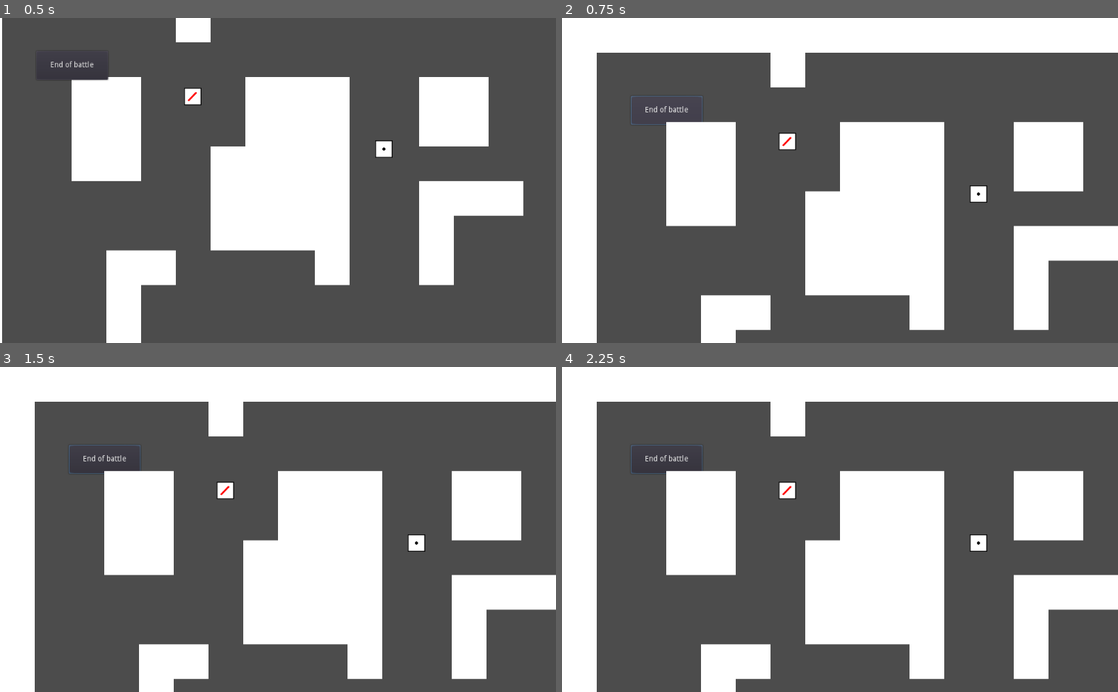
Above: before the commit, frames 1-4 (two rows, left to right).
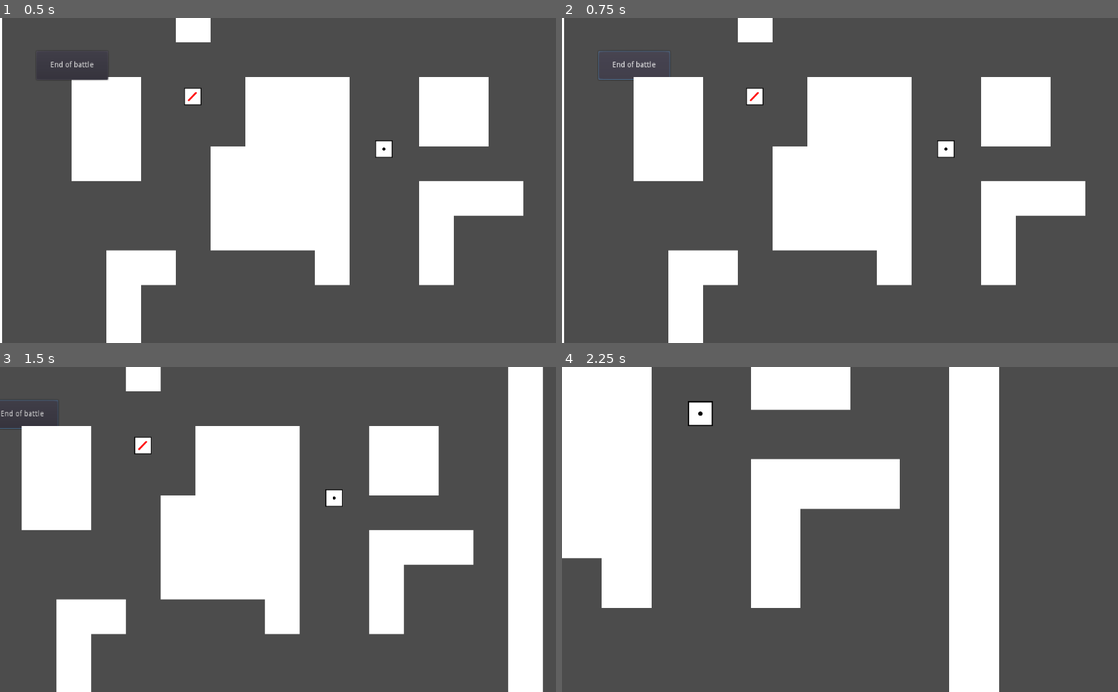
Above: after the commit, the same moments.

Repository: wovri-github/godot_tanks_server
Game: Godot game, scene res://Main/Main.tscn
Same seed, same stepped clock (60 frames per second), same inputs: the game is played once before the commit and once after it.
Inputs (mouse positions are in pixels of both pictures, inside the frame that each line leads up to):
- Up to frame 1 (0.5 s): no input
- Up to frame 2 (0.75 s): click "End of battle" at 0.5 s
- Up to frame 3 (1.5 s): tap Enter at 1.25 s; move the mouse to (400, 513) at 1.27 s; press the mouse at (400, 513) at 1.28 s; hold D (right) from 1.28 s (still down)
- Up to frame 4 (2.25 s): move the mouse to (728, 545) at 2.02 s; release D (right) at 2.03 s; release the mouse at (728, 545) at 2.03 s; hold S (down) from 2.03 s (still down); tap Mouse wheel up (zoom_in) at 2.1 s

Frame 1 is identical in both runs. In frame 2, 48% of the frame differs, in the area x 0-100%, y 0-100%; in frame 3, 57%; in frame 4, 53%.

Commit message:
Bugfix:  - fix rocket targeting  - Move Spectator Camera from Game to Main node

Diff:
--- a/Main/Main.tscn
+++ b/Main/Main.tscn
@@ -39,9 +39,6 @@
 
 [node name="Game" parent="." instance=ExtResource( 2 )]
 
-[node name="Spectator" parent="Game" instance=ExtResource( 3 )]
-position = Vector2( 572, 383 )
-
 [node name="Button" type="Button" parent="."]
 margin_left = 127.0
 margin_top = 144.0
@@ -53,6 +50,9 @@
 wait_time = 10.0
 one_shot = true
 
+[node name="Spectator" parent="." instance=ExtResource( 3 )]
+position = Vector2( 572, 383 )
+
 [connection signal="timeout" from="Processing_timer" to="Stance_process" method="_on_Processing_timer_timeout"]
 [connection signal="pressed" from="Button" to="." method="_on_Button_pressed"]
 [connection signal="timeout" from="EndOfBattle" to="." method="_on_EndOfBattle_timeout"]
--- a/Player/Projectiles/Rocket.gd
+++ b/Player/Projectiles/Rocket.gd
@@ -4,11 +4,11 @@
 const FOLLOW_SPEED = 5
 
 var target : KinematicBody2D = null
-
+var started_targeting = false
 
 
 func _on_StartTargeting_timeout():
-	_set_target()
+	started_targeting = true
 
 func _set_target():
 	var t = null
@@ -23,8 +23,11 @@
 	target = t
 
 func _integrate_forces(_state):
-	if !target:
+	if !started_targeting:
 		rotation = linear_velocity.angle()
+		return
+	elif target == null or !is_instance_valid(target) or !target.is_in_group("Players"):
+		_set_target()
 		return
 	rotation = global_transform.origin.angle_to_point(target.global_transform.origin) + PI
 	linear_velocity = linear_velocity.linear_interpolate(\
